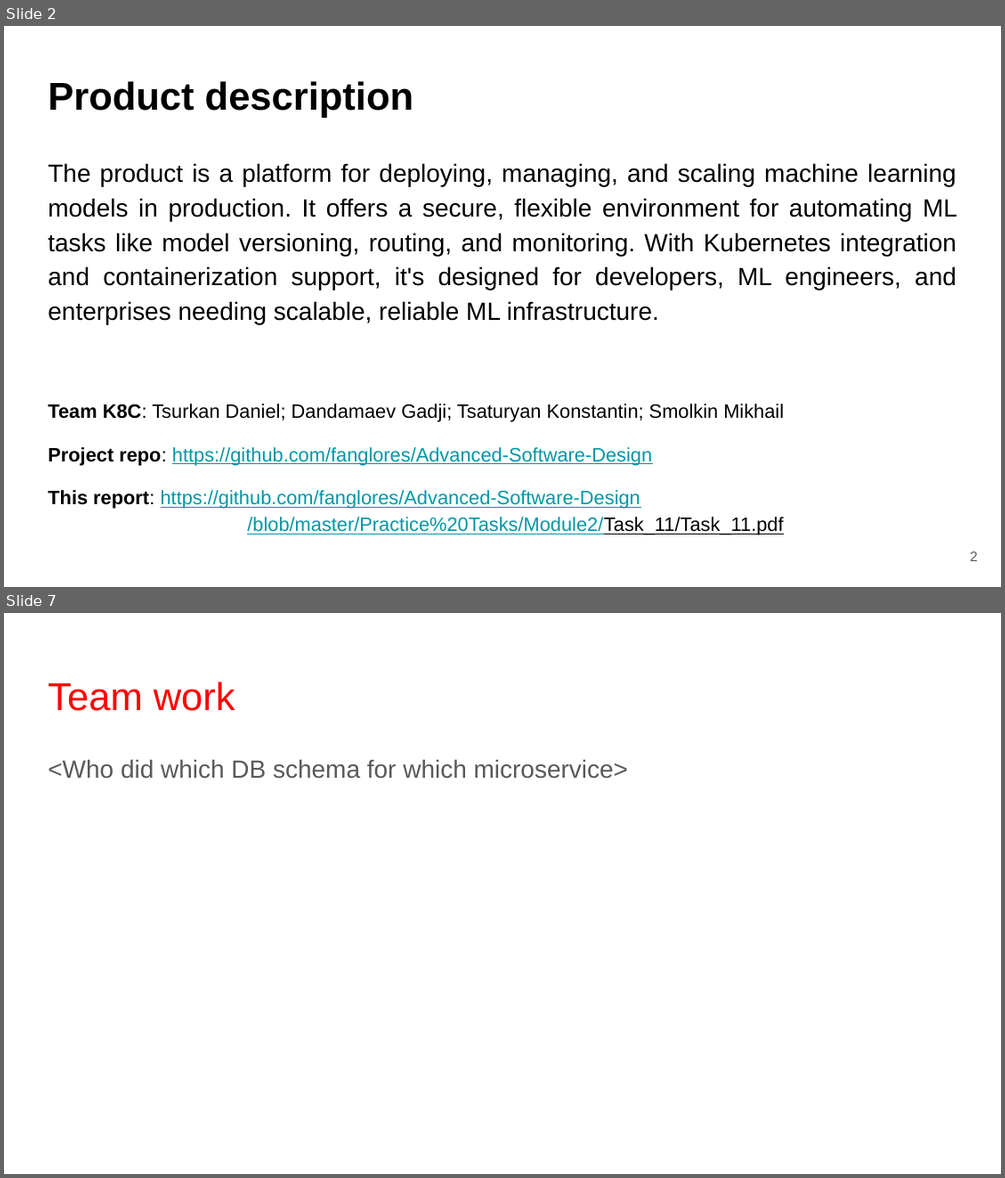
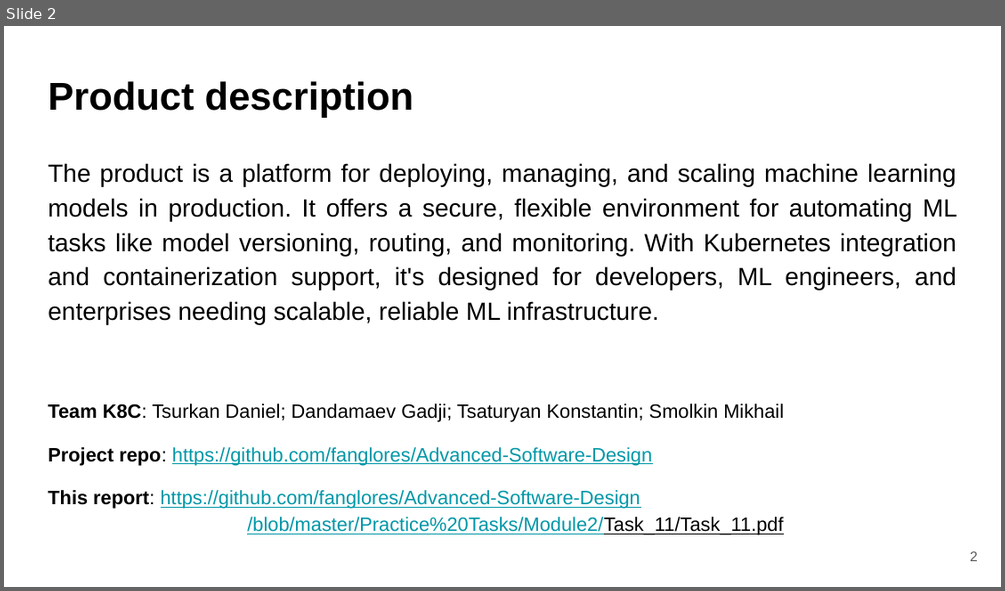
Before and after one commit to fanglores/Advanced-Software-Design, a slide deck: PracticeTasks/Module2/Task_11/Task_11.pptx. Shown one above the other, each under a label of ours: slides 2 and 7 before the commit, slide 2 after it; the slides between them are not shown. The pictures are 1005x1178 and 1005x591 pixels, drawn with LibreOffice and Linux fonts; fonts in the diff are those of the drawing. Boxes give left, top, right and bottom in pixels: in the first picture for what was removed or moved away, otherwise in the second. Text is boxed around its words. In the diff, an @@ line names an element or a change of style, - is before the commit and + after.

```diff
--- a/PracticeTasks/Module2/Task_11/Task_11.pptx
+++ b/PracticeTasks/Module2/Task_11/Task_11.pptx
@@ slide 7 removed at (4,613,1001,1174), background #FFFFFF @@
@@ title removed at (48,682,235,711) @@
-Team work
@@ text removed at (48,759,628,779) @@
-<Who did which DB schema for which microservice>
```
Also in this commit, not shown: 3 slides changed, 6 slides added, 1 other slide removed, 10 other files.
